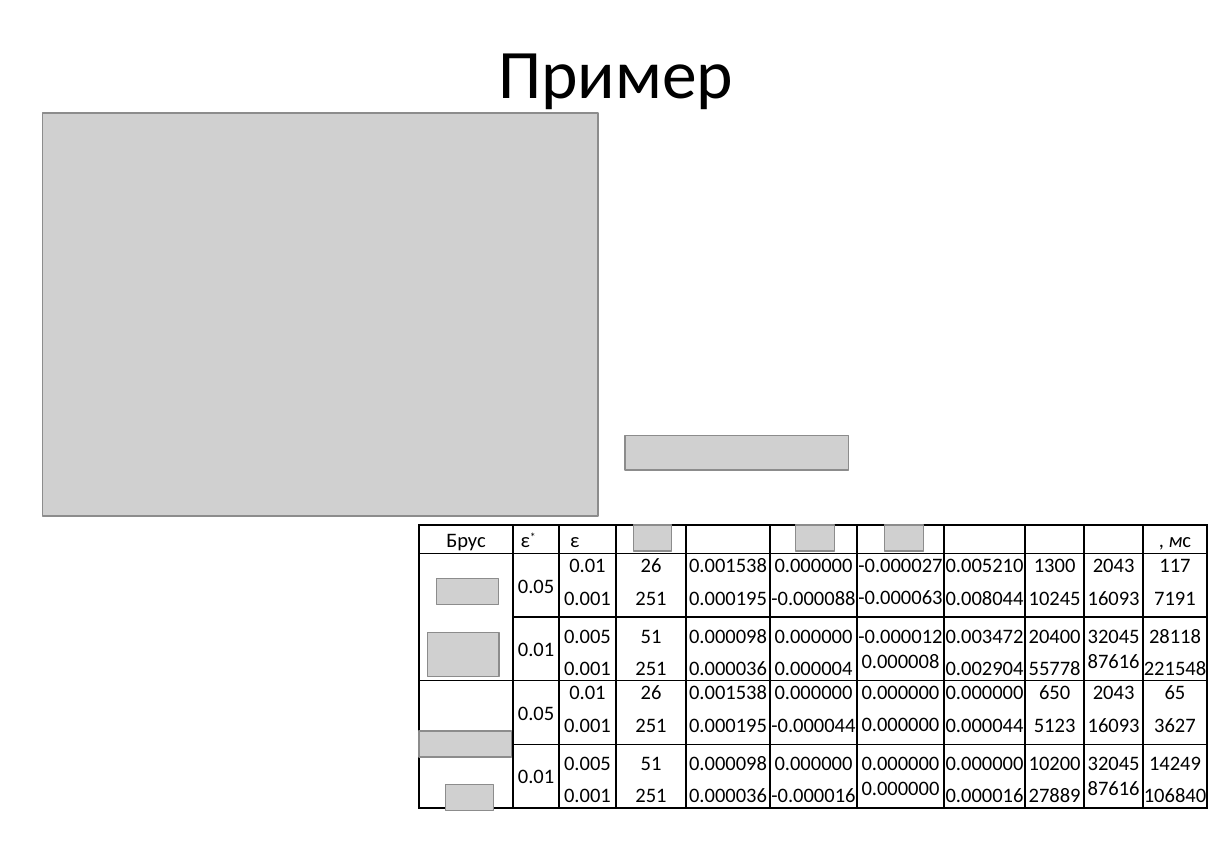
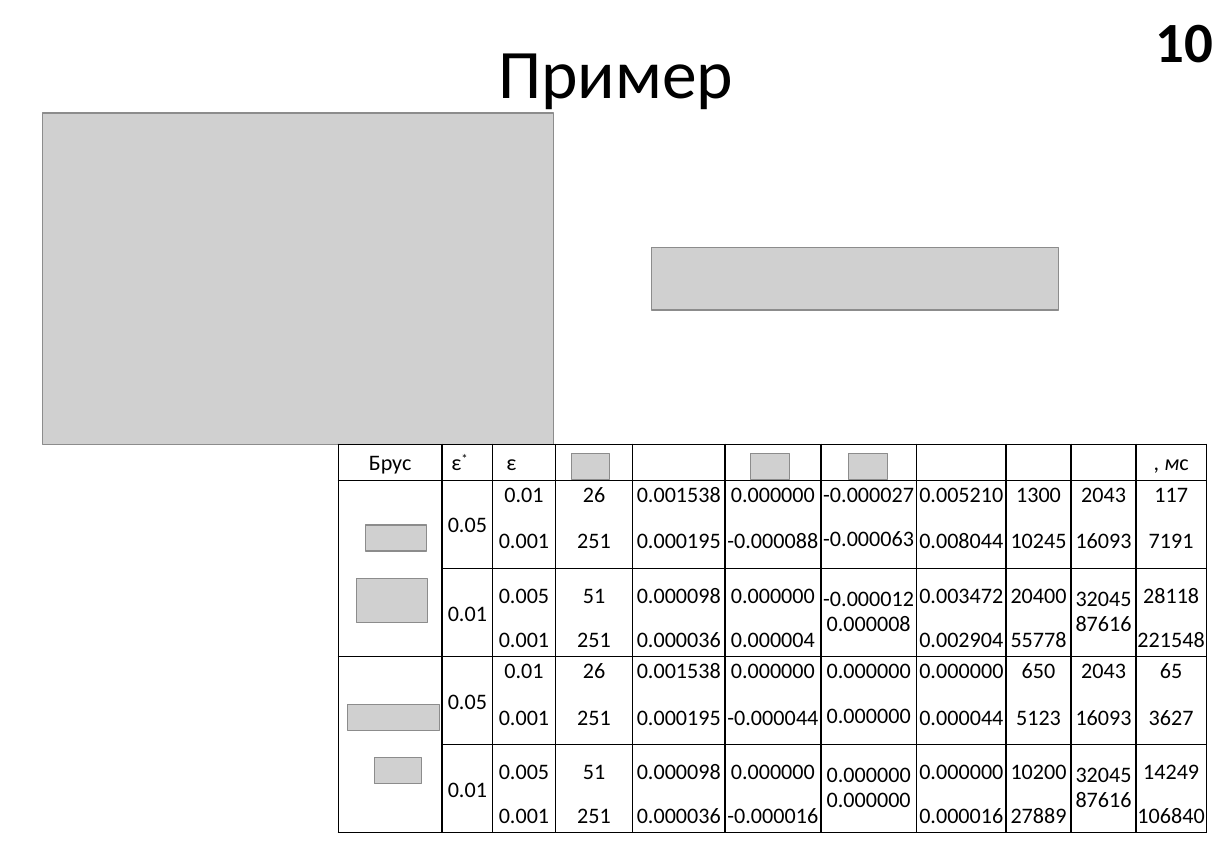
Before and after one commit to EgoPingvina/LipshMinimization, a slide deck: slide 11 of Documentation/Презентация Бирюков 4412.pptx (slide 10 before the commit). Drawn at 1232x853 pixels with LibreOffice and Linux fonts; fonts in the diff are those of the drawing; grey boxes stand for pictures; background and template pictures are left out. Boxes give left, top, right and bottom in pixels: in the first picture for what was removed or moved away, otherwise in the second. Text is boxed around its words. In the diff, an @@ line names an element or a change of style, - is before the commit and + after.

```diff
--- a/Documentation/Презентация Бирюков 4412.pptx
+++ b/Documentation/Презентация Бирюков 4412.pptx
@@ text added at (1156,24,1214,63), 36 pt, text #000000, bold @@
+10
@@ picture: place and size @@
-picture at (43,113,598,515)
+picture at (43,113,554,444)
@@ picture: place and size @@
-picture at (626,436,850,470)
+picture at (652,248,1058,311)
@@ table at (339,445,1212,834) @@
@@ size 13 to 14 pt @@
@@ table: place and size @@
-table at (419,526,1214,834)
+table at (339,445,1212,834)
@@ picture: place and size @@
-picture at (634,526,671,552)
+picture at (571,454,609,480)
@@ picture: place and size @@
-picture at (795,526,834,552)
+picture at (751,454,789,480)
@@ picture: place and size @@
-picture at (885,526,924,552)
+picture at (849,454,887,480)
@@ picture: place and size @@
-picture at (437,579,498,605)
+picture at (365,526,427,552)
@@ picture: place and size @@
-picture at (428,632,498,677)
+picture at (356,579,427,623)
@@ picture: place and size @@
-picture at (419,731,511,758)
+picture at (347,704,439,730)
@@ picture: place and size @@
-picture at (446,785,494,811)
+picture at (374,758,422,784)
```
Also in this commit, not shown: 12 other slides changed, 4 slides added, 3 slides removed, 1 other file.
